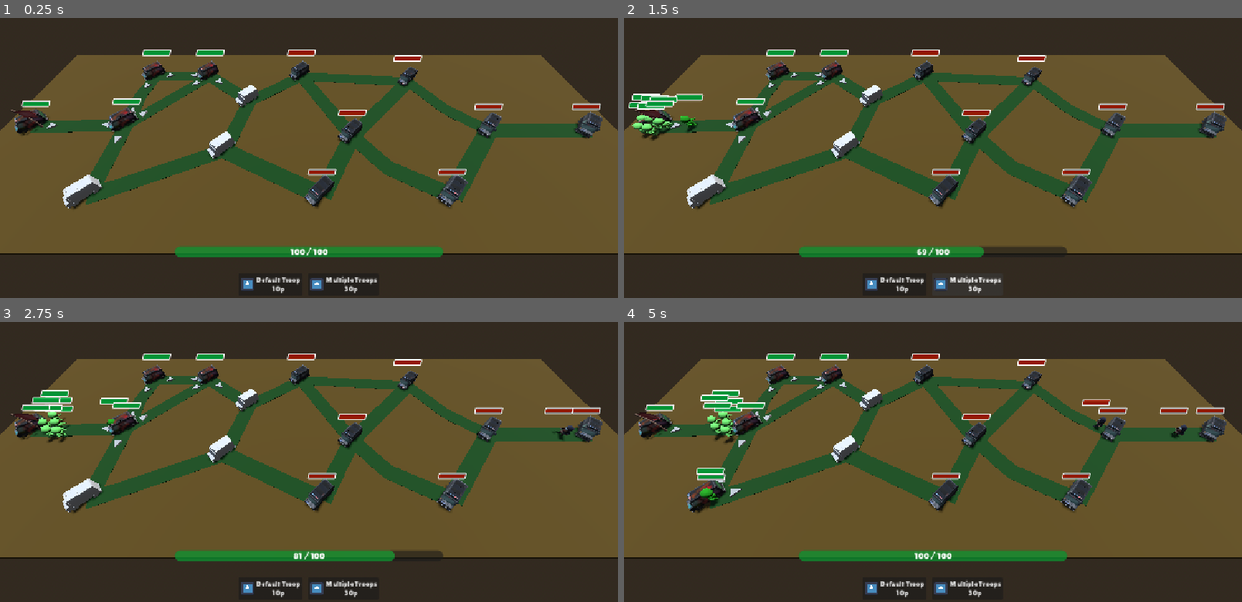
Above: before the commit, frames 1-4 (two rows, left to right).
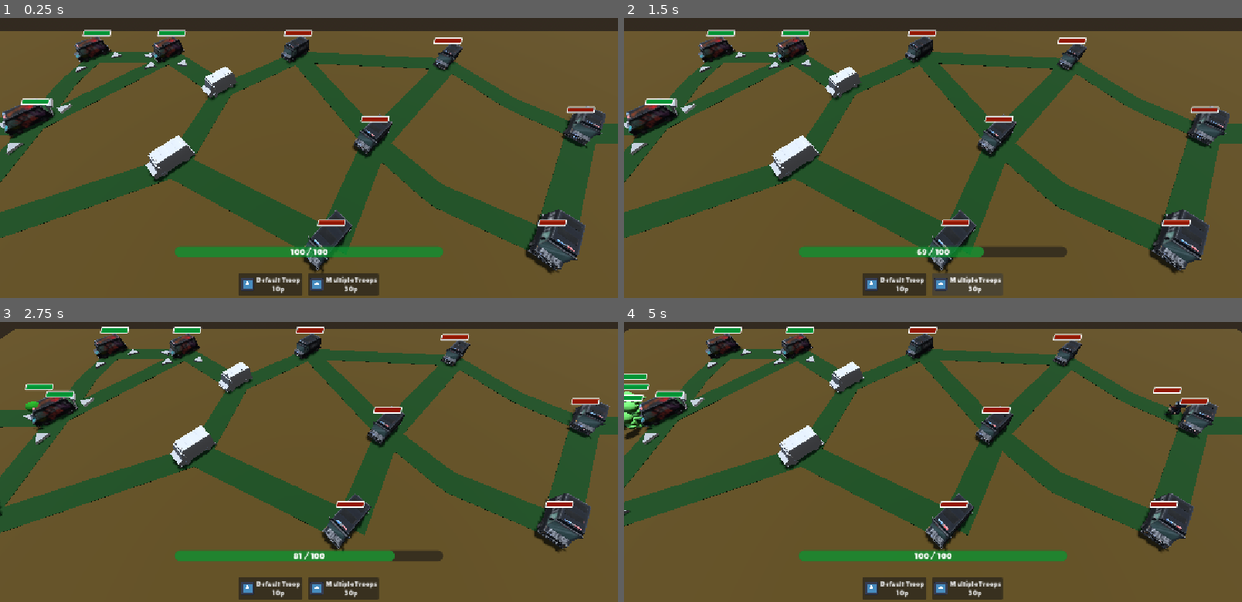
Above: after the commit, the same moments.

Repository: redd096/CrossCommunityGameJam2026
Game: Godot game, scene res://Scenes/game_scene_2.tscn
Same seed, same stepped clock (60 frames per second), same inputs: the game is played once before the commit and once after it. This scene is started directly instead of the project's main scene. The engine's default icon, where the game draws it, is replaced by a stand-in: a white triangle on a blue panel in a dark square.
Inputs (mouse positions are in pixels of both pictures, inside the frame that each line leads up to):
- Up to frame 1 (0.25 s): no input
- Up to frame 2 (1.5 s): click "Default Troop 10p" at 0.5 s; click "Multiple Troops 30p" at 1.25 s
- Up to frame 3 (2.75 s): move the mouse to (444, 411) at 2.02 s; hold Right (ui_right) from 2.03 s (still down); tap S (camera_down, bound only after the commit) at 2.1 s; click (444, 411) at 2.17 s; tap A (camera_left, bound only after the commit) at 2.3 s
- Up to frame 4 (5 s): release Right (ui_right) at 2.75 s; drag from (809, 445) to (902, 498) at 2.77 s; move the mouse to (994, 352) at 3.52 s; hold Right (ui_right) 3.53-4.25 s; tap D (camera_right, bound only after the commit) at 3.6 s; click (994, 352) at 3.67 s; tap Q (camera_rotate_left, bound only after the commit) at 3.8 s; drag from (902, 498) to (747, 375) at 4.27 s

The runs differ from the first frame. In frame 1, 54% of the frame differs, in the area x 0-100%, y 4-100%; in frame 2, 55%; in frame 3, 55%; in frame 4, 56%, in the area x 0-100%, y 1-100%.

Commit message:
added camera system

Diff:
--- a/Scenes/game_scene_2.tscn
+++ b/Scenes/game_scene_2.tscn
@@ -12,6 +12,9 @@
 [ext_resource type="Resource" uid="uid://d270xf1t1x71l" path="res://ScriptableObjects/EnemyUnits/default_enemy_unit.tres" id="10_4e3x8"]
 [ext_resource type="Material" uid="uid://c04pnngtpch7f" path="res://Materials/floor.tres" id="11_qty1c"]
 [ext_resource type="PackedScene" uid="uid://c2asd1eow1nf2" path="res://Scenes/Map/map_node.tscn" id="12_oit20"]
+[ext_resource type="Material" uid="uid://bbvm3p2x6ao0f" path="res://tests/materials_for_tests/floor.tres" id="12_qhgvg"]
+[ext_resource type="Script" uid="uid://bw5f8x8auo2rf" path="res://Scripts/camera/camera_system.gd" id="13_xuj4x"]
+[ext_resource type="Material" uid="uid://4evgxxrbxg6b" path="res://Materials/arrow_selected_material.tres" id="14_oit20"]
 [ext_resource type="Script" uid="uid://derwx2rh3vnuh" path="res://Scripts/map/map_path.gd" id="18_tn2ii"]
 [ext_resource type="Material" uid="uid://wm2a70eyop23" path="res://Materials/path_grass.tres" id="19_jl082"]
 [ext_resource type="Script" uid="uid://dx8733yuhixif" path="res://Scripts/enemy_spawn_chance.gd" id="20_chance"]
@@ -32,6 +35,19 @@
 troop = ExtResource("10_4e3x8")
 metadata/_custom_type_script = "uid://dx8733yuhixif"
 
+[sub_resource type="BoxShape3D" id="BoxShape3D_yxjox"]
+margin = 0.5
+
+[sub_resource type="BoxShape3D" id="BoxShape3D_psxyw"]
+size = Vector3(5, 5, 35)
+
+[sub_resource type="BoxShape3D" id="BoxShape3D_42qdx"]
+size = Vector3(80, 5, 5)
+
+[sub_resource type="BoxMesh" id="BoxMesh_r3tbo"]
+material = ExtResource("12_qhgvg")
+size = Vector3(80, 1, 30)
+
 [sub_resource type="BoxMesh" id="BoxMesh_gtbs0"]
 size = Vector3(80, 1, 30)
 
@@ -172,9 +188,6 @@
 
 [node name="WorldEnvironment" type="WorldEnvironment" parent="." unique_id=20424259]
 environment = SubResource("Environment_2fmhe")
-
-[node name="Camera3D" type="Camera3D" parent="." unique_id=676570752]
-transform = Transform3D(1, 0, 0, 0, 0.607503, 0.7943175, 0, -0.7943175, 0.607503, 0, 23.83, 18.225)
 
 [node name="---------------------------" type="Node" parent="." unique_id=972089372]
 
@@ -190,7 +203,7 @@
 [node name="PlayerMouseManager" type="Node" parent="." unique_id=2022696048 node_paths=PackedStringArray("player_manager", "camera")]
 script = ExtResource("6_yxjox")
 player_manager = NodePath("../PlayerManager")
-camera = NodePath("../Camera3D")
+camera = NodePath("../CameraTarget/Camera3D")
 metadata/_custom_type_script = "uid://bwoeuf3twejih"
 
 [node name="HoverOutline" type="Node" parent="." unique_id=79426105 node_paths=PackedStringArray("player_mouse_manager")]
@@ -207,6 +220,66 @@
 
 [node name="---------------------------2" type="Node" parent="." unique_id=851933575]
 
+[node name="CameraSystem" type="Node3D" parent="." unique_id=1612589182 node_paths=PackedStringArray("camera", "camera_target")]
+transform = Transform3D(1, 0, 0, 0, 1, 0, 0, 0, 1, 0, 0.5, 0)
+script = ExtResource("13_xuj4x")
+camera = NodePath("../CameraTarget/Camera3D")
+camera_target = NodePath("../CameraTarget")
+camera_offset = Vector3(0, 16, 12)
+enable_move = true
+enable_mouse_pan = true
+enable_zoom = true
+camera_move_speed = 20.0
+rotation_speed = 2.5
+drag_pan_speed = 0.25
+zoom_speed = 16.0
+zoom_min_dist = 10.0
+zoom_max_dist = 24.0
+metadata/_custom_type_script = "uid://bw5f8x8auo2rf"
+
+[node name="CameraTarget" type="CharacterBody3D" parent="." unique_id=1740813119]
+collision_layer = 128
+collision_mask = 128
+
+[node name="CollisionShape3D" type="CollisionShape3D" parent="CameraTarget" unique_id=21440547]
+transform = Transform3D(1, 0, 0, 0, 1, 0, 0, 0, 1, 0, 1, 0)
+shape = SubResource("BoxShape3D_yxjox")
+
+[node name="CSGBox3D" type="CSGBox3D" parent="CameraTarget/CollisionShape3D" unique_id=1337072557]
+transform = Transform3D(1, 0, 0, 0, 1, 0, 0, 0, 1, 0, -0.5, 0)
+visible = false
+material = ExtResource("14_oit20")
+
+[node name="Camera3D" type="Camera3D" parent="CameraTarget" unique_id=1414035187]
+physics_interpolation_mode = 2
+transform = Transform3D(1, 0, 0, 0, 0.58430475, 0.81153435, 0, -0.81153435, 0.58430475, 0, 16, 12)
+
+[node name="CameraBounds" type="StaticBody3D" parent="." unique_id=97976277]
+transform = Transform3D(1, 0, 0, 0, 1, 0, 0, 0, 1, 0, -0.5, 0)
+collision_layer = 128
+collision_mask = 128
+
+[node name="CollisionShape3D_Vert" type="CollisionShape3D" parent="CameraBounds" unique_id=75426978]
+transform = Transform3D(1, 0, 0, 0, 1, 0, 0, 0, 1, 40, 0.5, 0)
+shape = SubResource("BoxShape3D_psxyw")
+
+[node name="CollisionShape3D_Vert2" type="CollisionShape3D" parent="CameraBounds" unique_id=1501362908]
+transform = Transform3D(1, 0, 0, 0, 1, 0, 0, 0, 1, -40, 0.5, 0)
+shape = SubResource("BoxShape3D_psxyw")
+
+[node name="CollisionShape3D_Hor" type="CollisionShape3D" parent="CameraBounds" unique_id=668629825]
+transform = Transform3D(1, 0, 0, 0, 1, 0, 0, 0, 1, 0, 0.5, -15)
+shape = SubResource("BoxShape3D_42qdx")
+
+[node name="CollisionShape3D_Hor2" type="CollisionShape3D" parent="CameraBounds" unique_id=26040212]
+transform = Transform3D(1, 0, 0, 0, 1, 0, 0, 0, 1, 0, 0.5, 15)
+shape = SubResource("BoxShape3D_42qdx")
+
+[node name="MeshInstance3D" type="MeshInstance3D" parent="CameraBounds" unique_id=181540277]
+mesh = SubResource("BoxMesh_r3tbo")
+
+[node name="---------------------------3" type="Node" parent="." unique_id=58779030]
+
 [node name="Map" type="Node3D" parent="." unique_id=389898091]
 
 [node name="Floor" type="StaticBody3D" parent="Map" unique_id=1436487323]
--- /dev/null
+++ b/Scripts/camera/camera_system.gd
@@ -0,0 +1,65 @@
+extends Node3D
+class_name CameraSystem
+
+@export var camera: Camera3D
+@export var camera_target: PhysicsBody3D
+@export var camera_offset: Vector3
+@export var enable_move: bool
+@export var enable_rotation: bool
+@export var invert_rotation: bool
+@export var enable_mouse_pan: bool
+@export var enable_zoom: bool
+@export var camera_move_speed: float
+@export var rotation_speed: float
+@export var drag_pan_speed: float
+@export var zoom_speed: float
+@export var zoom_min_dist: float
+@export var zoom_max_dist: float
+var velocity: Vector3 = Vector3.ZERO
+var zoom: float = 0.0
+var mouse_relative_pos: Vector2
+
+
+func _ready() -> void:
+	camera.position = camera_offset
+	camera.look_at(camera_target.global_position)
+
+
+func _input(event: InputEvent) -> void:
+	if (event is InputEventMouseMotion):
+		mouse_relative_pos = event.screen_relative
+
+
+func _process(delta: float) -> void:
+	velocity = Vector3.ZERO
+
+	if (enable_move):
+		velocity.z = Input.get_axis("camera_up", "camera_down")
+		velocity.x = Input.get_axis("camera_left", "camera_right")
+
+	if (enable_rotation):
+		var direction: float = Input.get_axis("camera_rotate_left", "camera_rotate_right")
+		if (invert_rotation):
+			direction *= -1.0
+		camera_target.rotate_y(rotation_speed * direction * delta)
+
+	if (enable_mouse_pan):
+		if (Input.is_mouse_button_pressed(MOUSE_BUTTON_MIDDLE)):
+			Input.mouse_mode = Input.MOUSE_MODE_CAPTURED
+			velocity.x = -mouse_relative_pos.x * drag_pan_speed
+			velocity.z = -mouse_relative_pos.y * drag_pan_speed
+		else:
+			Input.mouse_mode = Input.MOUSE_MODE_VISIBLE
+
+	if (enable_zoom):
+		var zoom_dir: float = Input.get_axis("camera_zoom_in", "camera_zoom_out")
+
+		if (zoom_dir != 0.0):
+			var diff: Vector3 = (camera.global_position - camera_target.global_position).normalized()
+			var next_position: Vector3 = camera.global_position + (zoom_dir) * (diff * delta * zoom_speed)
+			var dist: float = (next_position - camera_target.global_position).length()
+			if (dist < zoom_max_dist and dist > zoom_min_dist):
+				camera.global_position = next_position
+
+	var move_dir = camera_target.global_transform.basis.z * velocity.z + camera_target.global_transform.basis.x * velocity.x
+	camera_target.move_and_collide(move_dir * camera_move_speed * delta)
--- a/project.godot
+++ b/project.godot
@@ -34,29 +34,46 @@
 
 [input]
 
-run={
-"deadzone": 0.2,
-"events": [Object(InputEventKey,"resource_local_to_scene":false,"resource_name":"","device":-1,"window_id":0,"alt_pressed":false,"shift_pressed":false,"ctrl_pressed":false,"meta_pressed":false,"pressed":false,"keycode":0,"physical_keycode":4194325,"key_label":0,"unicode":0,"location":0,"echo":false,"script":null)
-]
-}
-move_up={
+camera_up={
 "deadzone": 0.2,
 "events": [Object(InputEventKey,"resource_local_to_scene":false,"resource_name":"","device":-1,"window_id":0,"alt_press …(192 unchanged characters)…
 ]
 }
-move_down={
+camera_down={
 "deadzone": 0.2,
 "events": [Object(InputEventKey,"resource_local_to_scene":false,"resource_name":"","device":-1,"window_id":0,"alt_press …(192 unchanged characters)…
 ]
 }
-move_left={
+camera_left={
 "deadzone": 0.2,
 "events": [Object(InputEventKey,"resource_local_to_scene":false,"resource_name":"","device":-1,"window_id":0,"alt_press …(191 unchanged characters)…
 ]
 }
-move_right={
+camera_right={
 "deadzone": 0.2,
 "events": [Object(InputEventKey,"resource_local_to_scene":false,"resource_name":"","device":-1,"window_id":0,"alt_press …(192 unchanged characters)…
+]
+}
+camera_rotate_left={
+"deadzone": 0.2,
+"events": [Object(InputEventKey,"resource_local_to_scene":false,"resource_name":"","device":-1,"window_id":0,"alt_pressed":false,"shift_pressed":false,"ctrl_pressed":false,"meta_pressed":false,"pressed":false,"keycode":0,"physical_keycode":81,"key_label":0,"unicode":113,"location":0,"echo":false,"script":null)
+]
+}
+camera_rotate_right={
+"deadzone": 0.2,
+"events": [Object(InputEventKey,"resource_local_to_scene":false,"resource_name":"","device":-1,"window_id":0,"alt_pressed":false,"shift_pressed":false,"ctrl_pressed":false,"meta_pressed":false,"pressed":false,"keycode":0,"physical_keycode":69,"key_label":0,"unicode":101,"location":0,"echo":false,"script":null)
+]
+}
+camera_zoom_in={
+"deadzone": 0.2,
+"events": [Object(InputEventKey,"resource_local_to_scene":false,"resource_name":"","device":-1,"window_id":0,"alt_pressed":false,"shift_pressed":false,"ctrl_pressed":false,"meta_pressed":false,"pressed":false,"keycode":0,"physical_keycode":90,"key_label":0,"unicode":122,"location":0,"echo":false,"script":null)
+, Object(InputEventMouseButton,"resource_local_to_scene":false,"resource_name":"","device":-1,"window_id":0,"alt_pressed":false,"shift_pressed":false,"ctrl_pressed":false,"meta_pressed":false,"button_mask":8,"position":Vector2(391, 7),"global_position":Vector2(400, 55),"factor":1.0,"button_index":4,"canceled":false,"pressed":true,"double_click":false,"script":null)
+]
+}
+camera_zoom_out={
+"deadzone": 0.2,
+"events": [Object(InputEventKey,"resource_local_to_scene":false,"resource_name":"","device":-1,"window_id":0,"alt_pressed":false,"shift_pressed":false,"ctrl_pressed":false,"meta_pressed":false,"pressed":false,"keycode":0,"physical_keycode":88,"key_label":0,"unicode":120,"location":0,"echo":false,"script":null)
+, Object(InputEventMouseButton,"resource_local_to_scene":false,"resource_name":"","device":-1,"window_id":0,"alt_pressed":false,"shift_pressed":false,"ctrl_pressed":false,"meta_pressed":false,"button_mask":16,"position":Vector2(209, 16),"global_position":Vector2(218, 64),"factor":1.0,"button_index":5,"canceled":false,"pressed":true,"double_click":false,"script":null)
 ]
 }
 
Not shown, added: Scripts/camera/camera_system.gd.uid
